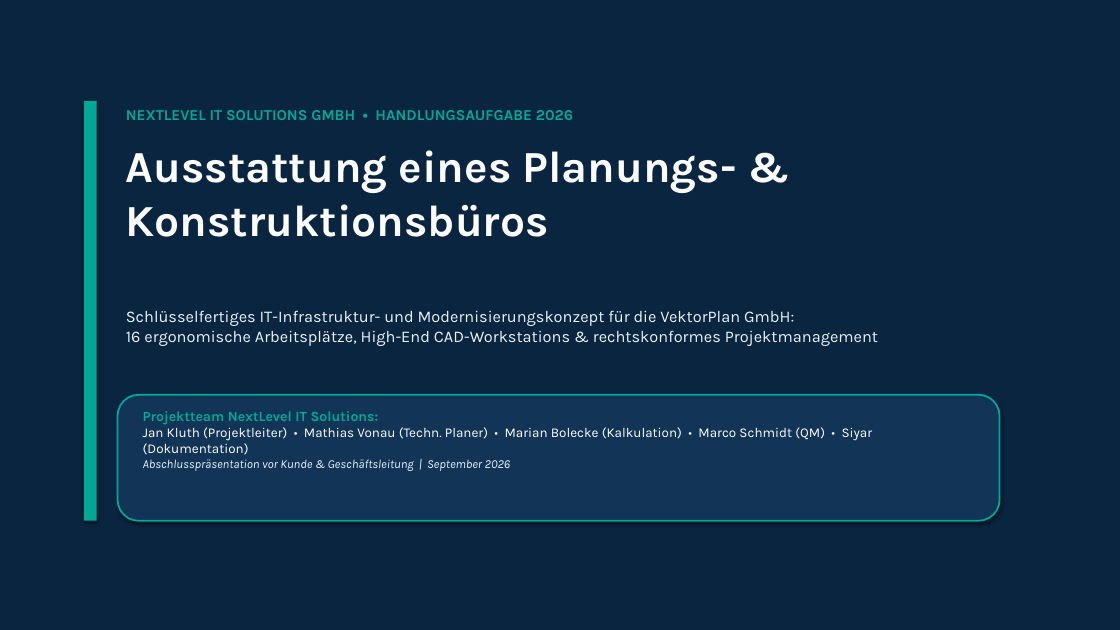
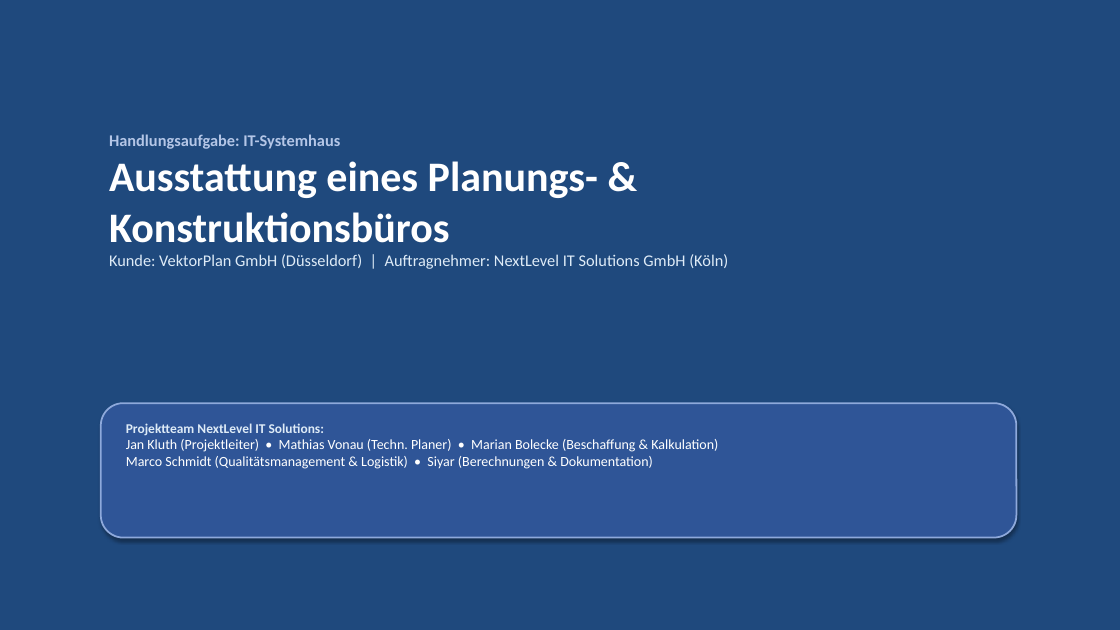
Before and after one commit to kluthjan/projekt_handlungsaufgabe, a slide deck: slide 1 of docs/08_Projektabschluss/Abschlusspraesentation_VektorPlan.pptx. Drawn at 1120x630 pixels with LibreOffice and Linux fonts; fonts in the diff are those of the drawing. Boxes give left, top, right and bottom in pixels: in the first picture for what was removed or moved away, otherwise in the second. Text is boxed around its words. In the diff, an @@ line names an element or a change of style, - is before the commit and + after.

```diff
--- a/docs/08_Projektabschluss/Abschlusspraesentation_VektorPlan.pptx
+++ b/docs/08_Projektabschluss/Abschlusspraesentation_VektorPlan.pptx
@@ rectangle at <box>0,0,1120,630</box>: fill #0A2540 to #1F497D @@
@@ rectangle removed at <box>84,101,97,521</box> @@
@@ text removed at <box>126,110,573,120</box> @@
-NEXTLEVEL IT SOLUTIONS GMBH • HANDLUNGSAUFGABE 2026
@@ text "Handlungsaufgabe: IT-Systemhaus": place and size @@
-text "Handlungsaufgabe: IT-Systemhaus" at <box>126,150,737,237</box>
+text "Handlungsaufgabe: IT-Systemhaus" at <box>109,134,728,269</box>
@@ text at <box>109,134,340,149</box>: paragraph added @@
+Handlungsaufgabe: IT-Systemhaus
@@ text at <box>109,161,598,243</box>: size 38 to 36 pt, font Karla to Calibri in "Ausstattung eines Planungs- & Konstruktionsbüros" @@
@@ text at <box>109,254,728,269</box>: paragraph added @@
+Kunde: VektorPlan GmbH (Düsseldorf) | Auftragnehmer: NextLevel IT Solutions GmbH (Köln)
@@ text removed at <box>126,310,878,346</box> @@
-Schlüsselfertiges IT-Infrastruktur- und Modernisierungskonzept für die VektorPlan GmbH:
-16 ergonomische Arbeitsplätze, High-End CAD-Workstations & rechtskonformes Projektmanagement
@@ rounded rectangle: place and size @@
-rounded rectangle at <box>118,395,1000,521</box>
+rounded rectangle at <box>101,403,1017,538</box>
@@ rounded rectangle at <box>101,403,1017,538</box>: fill #123456 to #2F5597; outline #00A896 1.5 pt to #8EA9DB 1.5 pt @@
@@ text "Projektteam NextLevel IT Solutions:": place and size @@
-text "Projektteam NextLevel IT Solutions:" at <box>143,411,873,471</box>
+text "Projektteam NextLevel IT Solutions:" at <box>126,423,718,469</box>
@@ text at <box>126,439,718,469</box>: text changed; size 11.5 to 12 pt; font Karla to Calibri @@
-Jan Kluth (Projektleiter) • Mathias Vonau (Techn. Planer) • Marian Bolecke (Kalkulation) • Marco Schmidt (QM) • Siyar (Dokumentation)
-Abschlusspräsentation vor Kunde & Geschäftsleitung | September 2026
+Jan Kluth (Projektleiter) • Mathias Vonau (Techn. Planer) • Marian Bolecke (Beschaffung & Kalkulation)
+Marco Schmidt (Qualitätsmanagement & Logistik) • Siyar (Berechnungen & Dokumentation)
@@ text at <box>126,423,324,435</box>: size 12 to 11.5 pt, font Karla to Calibri, text colour #00A896 to #DEEBF7 in "Projektteam NextLevel IT Solutions:" @@
```
Also in this commit, not shown: 12 other slides changed, 3 slides added, 3 slides removed, 4 other files.
